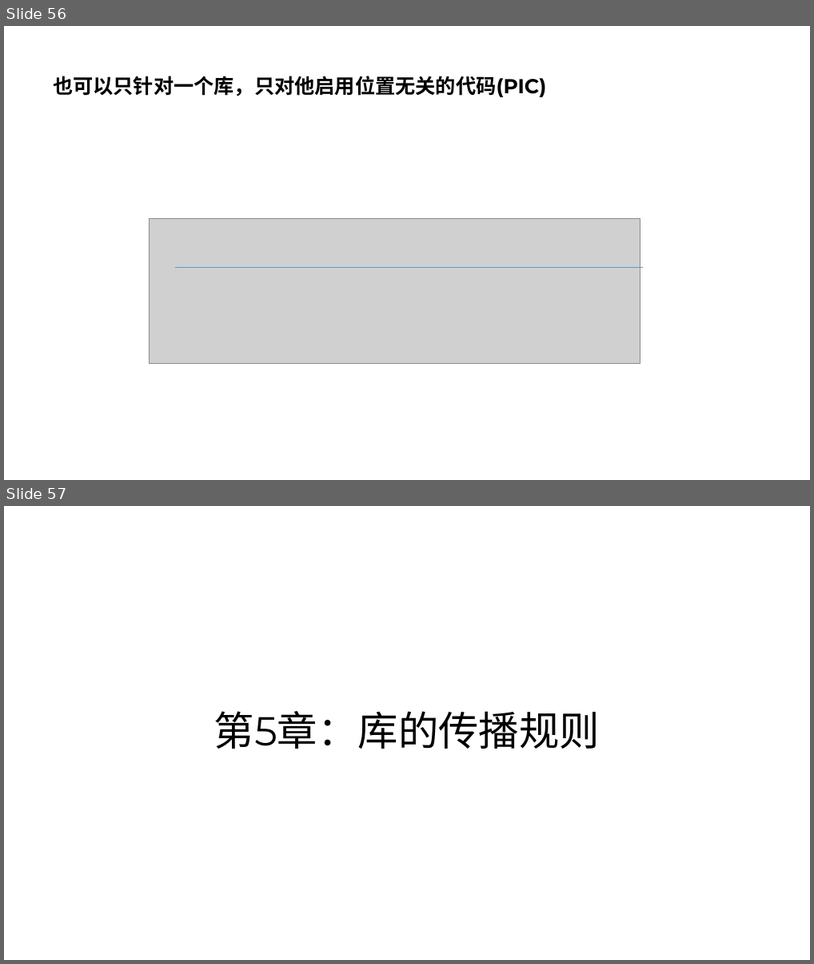
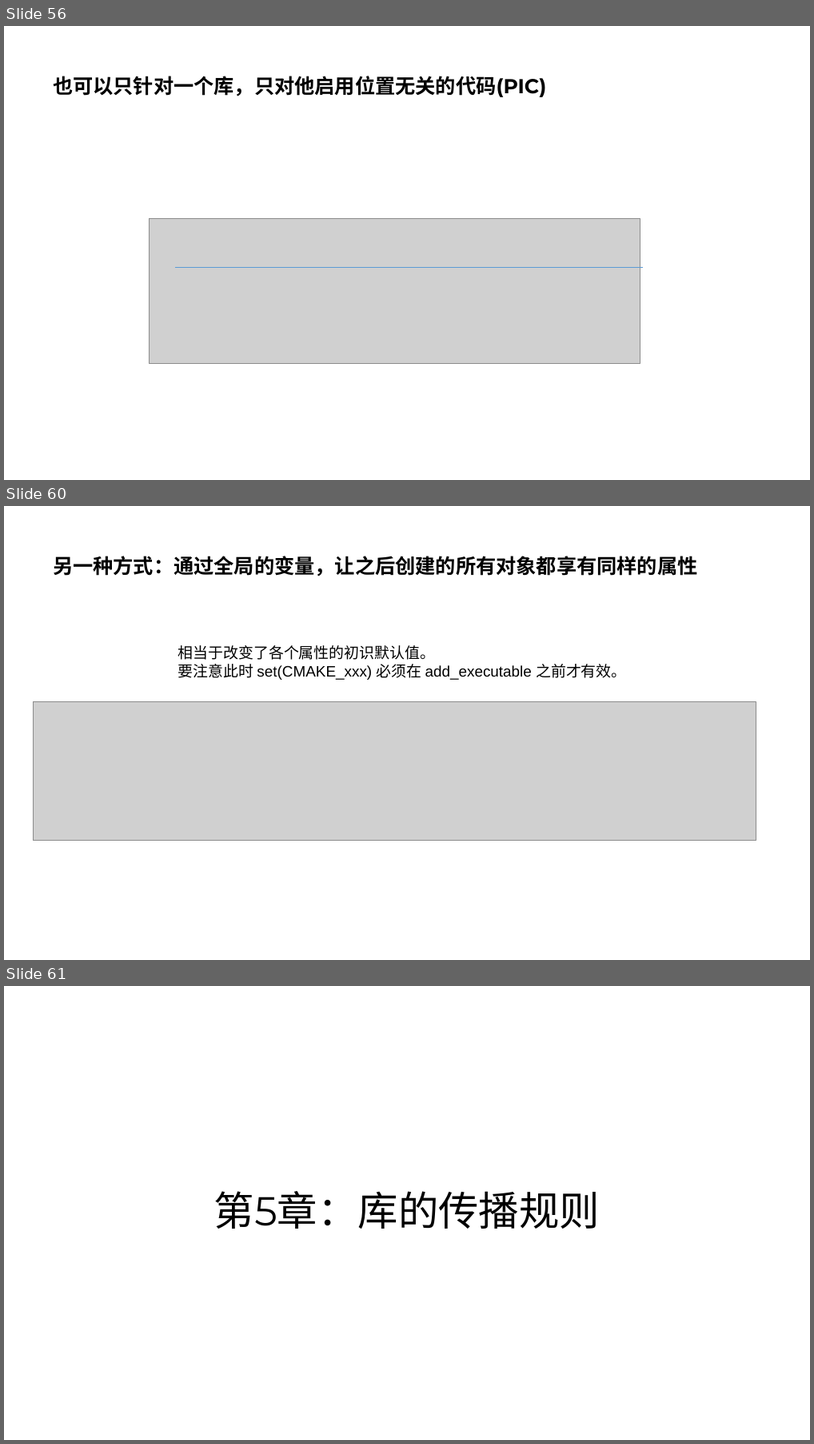
Before and after one commit to parallel101/course, a slide deck: 11/slides.pptx. Shown one above the other, each under a label of ours: slides 56 and 57 before the commit, slides 56, 60 and 61 after it; the slides between them are not shown. The pictures are 814x964 and 814x1444 pixels, drawn with LibreOffice and Linux fonts; fonts in the diff are those of the drawing; grey boxes stand for pictures. Boxes give left, top, right and bottom in pixels: in the first picture for what was removed or moved away, otherwise in the second. Text is boxed around its words. In the diff, an @@ line names an element or a change of style, - is before the commit and + after.

```diff
--- a/11/slides.pptx
+++ b/11/slides.pptx
@@ slide 60 added at (4,506,810,960), background #FFFFFF @@
@@ title added at (53,556,698,576), 24 pt, text #000000, bold @@
+另一种方式：通过全局的变量，让之后创建的所有对象都享有同样的属性
@@ text added at (178,645,626,680), 18 pt, text #000000 @@
+相当于改变了各个属性的初识默认值。
+要注意此时 set(CMAKE_xxx) 必须在 add_executable 之前才有效。
@@ picture added at (33,701,756,840) @@
@@ what was slide 57 is now slide 61 @@
```
Also in this commit, not shown: 3 other slides added, 13 other files.
